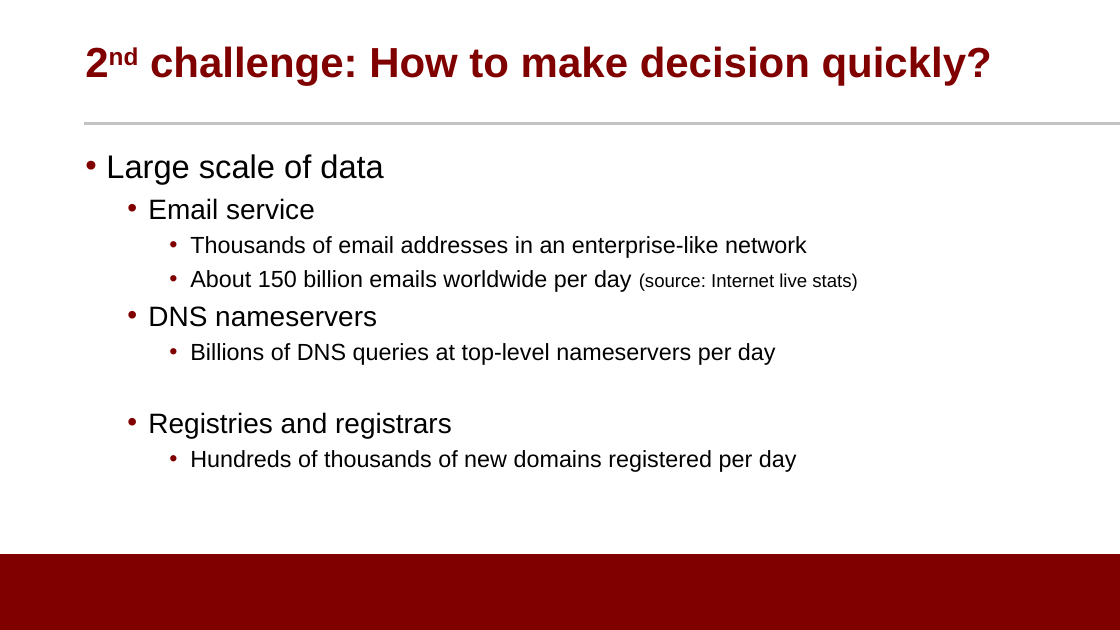
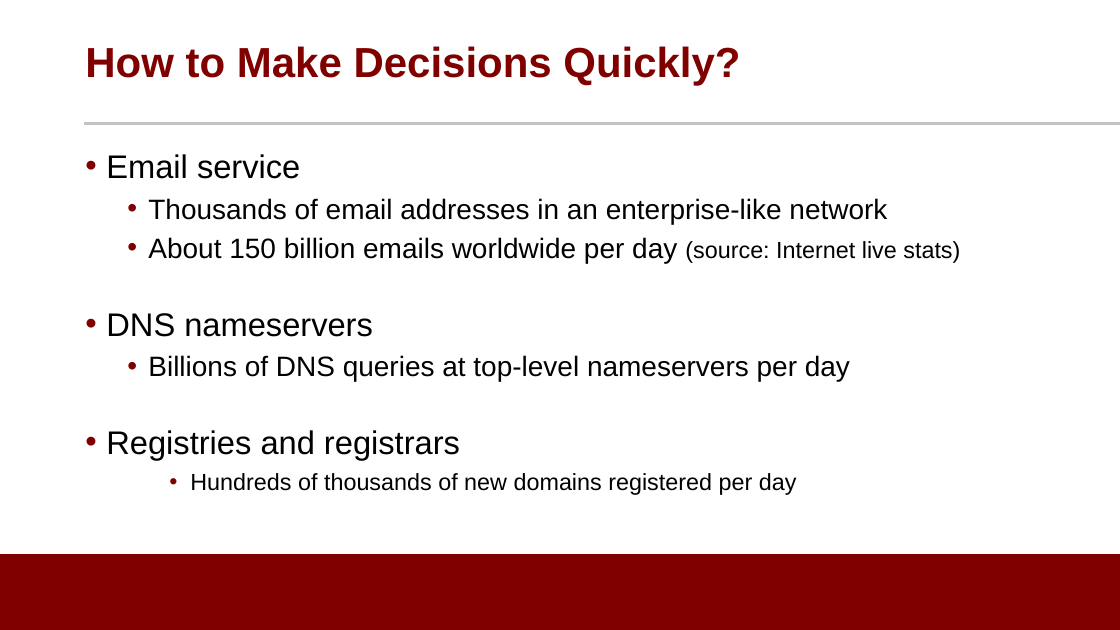
Before and after one commit to noise-lab/ML-Cybersecurity, a slide deck: slide 25 of module-3/ppt/3.2-Supervised Learning.pptx. Drawn at 1120x630 pixels with LibreOffice and Linux fonts; fonts in the diff are those of the drawing; background and template pictures are left out. Boxes give left, top, right and bottom in pixels: in the first picture for what was removed or moved away, otherwise in the second. Text is boxed around its words. In the diff, an @@ line names an element or a change of style, - is before the commit and + after.

```diff
--- a/module-3/ppt/3.2-Supervised Learning.pptx
+++ b/module-3/ppt/3.2-Supervised Learning.pptx
@@ title at <box>85,46,740,86</box>: text changed @@
-2nd challenge: How to make decision quickly?
+How to Make Decisions Quickly?
@@ text at <box>106,154,384,184</box>: paragraph removed @@
-• Large scale of data
@@ text at <box>106,154,960,460</box>: size 24 to 28 pt in "Email service", "DNS nameservers", "Registries and registrars"; size 20 to 24 pt in "Thousands of email addresses in an enterprise-like ...", "About 150 billion emails worldwide per day", "Billions of DNS queries at top-level nameservers ..."; size 16 to 20 pt in "(source: Internet live stats)"; list level 2 to 1 in "Email service"; list level 3 to 2 in "Thousands of email addresses in ..."; list level 3 to 2 in "About 150 billion emails worldwide ..."; list level 2 to 1 in "DNS nameservers"; list level 3 to 2 in "Billions of DNS queries at ..."; list level 2 to 1 in "Registries and registrars" @@
```
Also in this commit, not shown: 15 other slides changed.
